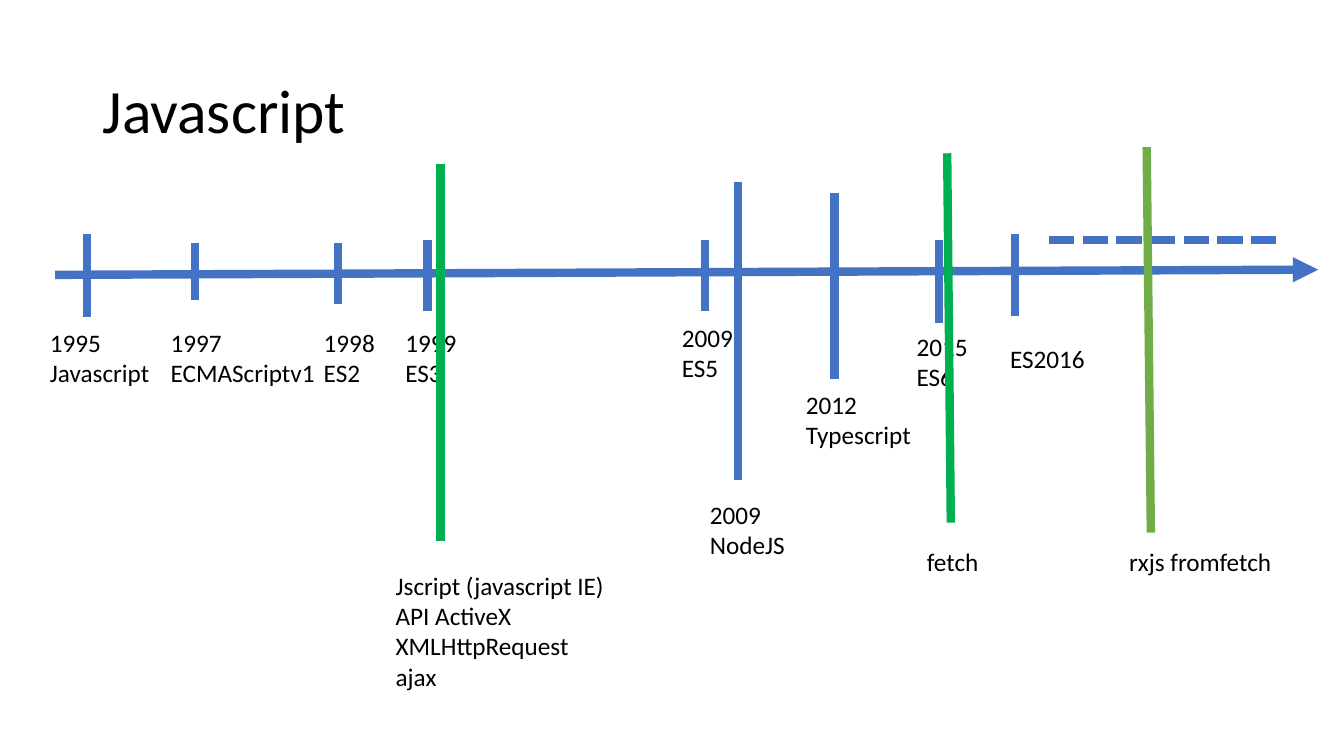
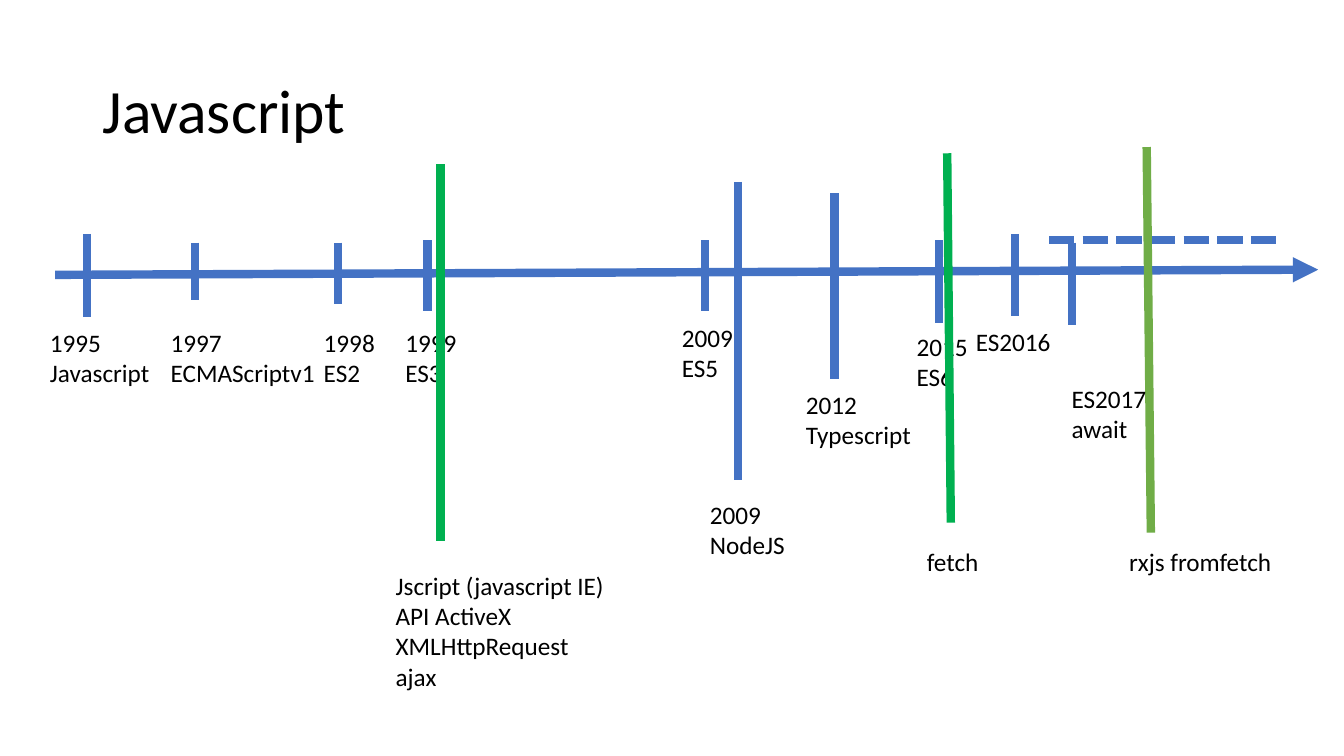
Before and after one commit to jlg-formation/tjs-nov-2021, a slide deck: slide 22 of notes.pptx. Drawn at 1344x756 pixels with LibreOffice and Linux fonts; fonts in the diff are those of the drawing. Boxes give left, top, right and bottom in pixels: in the first picture for what was removed or moved away, otherwise in the second. Text is boxed around its words. In the diff, an @@ line names an element or a change of style, - is before the commit and + after.

```diff
--- a/notes.pptx
+++ b/notes.pptx
@@ line added from (1073, 243) to (1073, 326), #4472C4 6 pt @@
@@ text "ES2016" moved from (x1=1010, y1=351, x2=1085, y2=368) to (x1=976, y1=334, x2=1051, y2=351) @@
@@ text added at (x1=1072, y1=387, x2=1147, y2=439), 18 pt, text #000000 @@
+ES2017
+await
```
Also in this commit, not shown: 2 other slides changed, 1 slide added.
